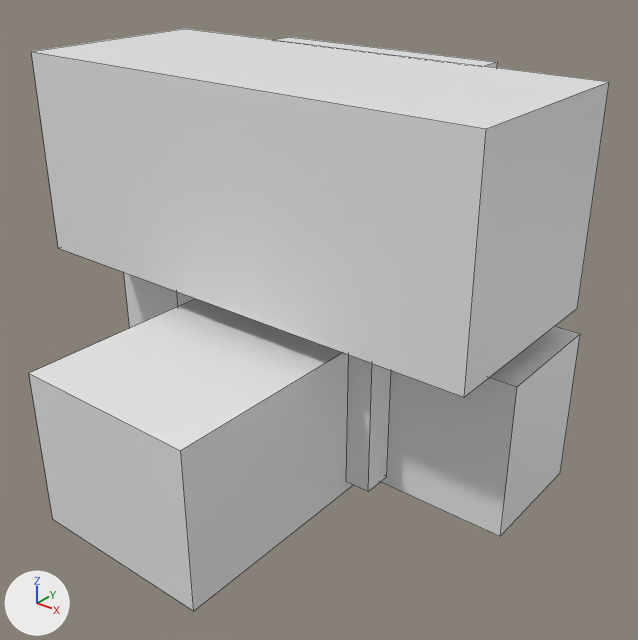
An edit to the FBX model Export Art/GasStation/Interior/AttendantChair.fbx, drawn before and after from the same camera.
Camera for both pictures: a camera (50 mm lens) standing at (1.66, -2.12, 1.65) and looking at (0.1, -0.16, 0.44). Every picture has the same lights, and +X, +Y and +Z are marked at lower left. The picture after the commit comes second. Mesh edges are drawn as thin lines. Where no turn or scale is listed for an object, it has been applied to the vertices.

Objects in the first picture: 'LegsYCutout'.
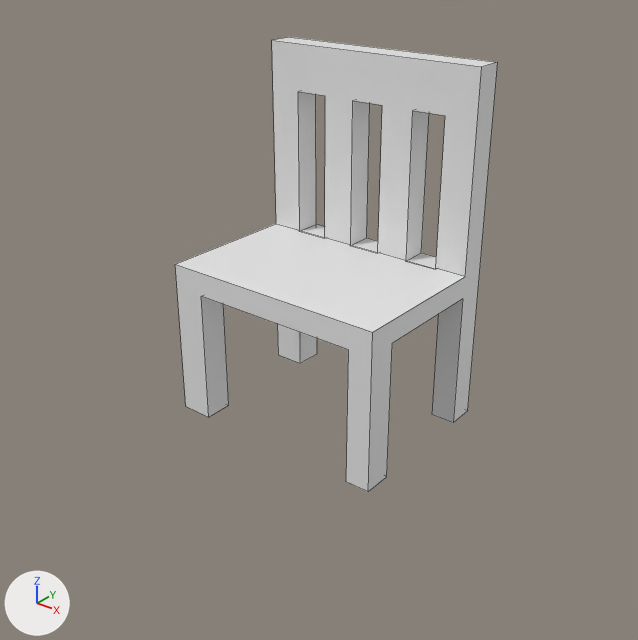
Where the newer file only moved an object's origin or applied its transform, the numbers keep the older frame.

Boxes [x1, y1, x2, y2] around the edits, measured in the pictures (638 x 640 px):
'LegsYCutout', reshaped (44% narrower, 22% shorter)
    before: [29, 29, 609, 611]
    after: [175, 37, 497, 492]
part 1 of me_cube_540, deleted
    before: [29, 299, 353, 611]
part 2 of me_cube_540, deleted
    before: [124, 272, 580, 536]
part 3 of me_cube_540, deleted
    before: [31, 29, 609, 397]
part 4 of me_cube_540, cut back
    after: [176, 40, 481, 332]

What changed in the scene script:
```text
Change me_cube_540:
    used by ob_legsycutout; location = (0.015, -0.157, 0.213)
    remove me_cube_540.from_pydata(...)  # 104 vertices, 60 faces; spans x -0.84..0.79, y -0.8..0.8, z -0.25..0.99
    add me_cube_540.from_pydata(...)  # 72 vertices, 36 faces; spans x -0.41..0.39, y -0.14..0.46, z -0.21..0.99
    me_cube_540 part 1: the loose piece of 8 vertices spanning x -0.3..0.3, y -0.8..0.8, z -0.25..0.25 is deleted
    me_cube_540 part 2: the loose piece of 8 vertices spanning x -0.81..0.79, y -0.04..0.36, z -0.24..0.26 is deleted
    me_cube_540 part 3: the loose piece of 8 vertices spanning x -0.84..0.76, y -0.29..0.36, z 0.33..0.99 is deleted
    me_cube_540 part 4
    8 vertices are removed from x -0.3..-0.19, y 0.36..0.57, z 0.33..0.83
    13 faces are deleted
    7 new faces join them
```
